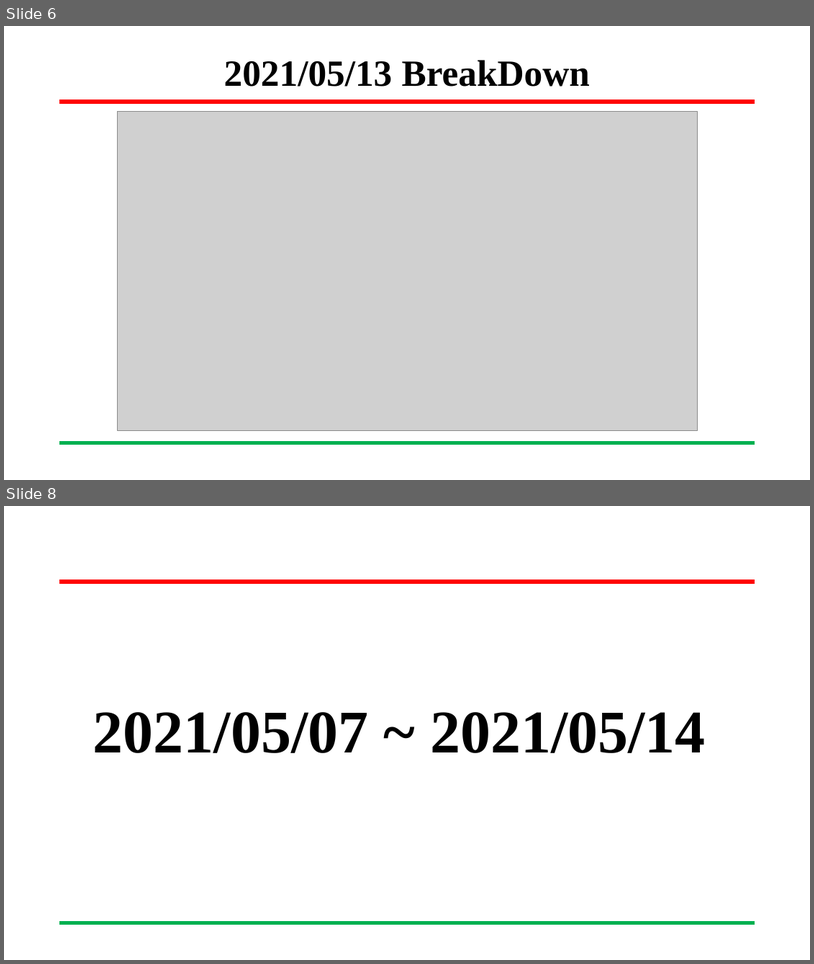
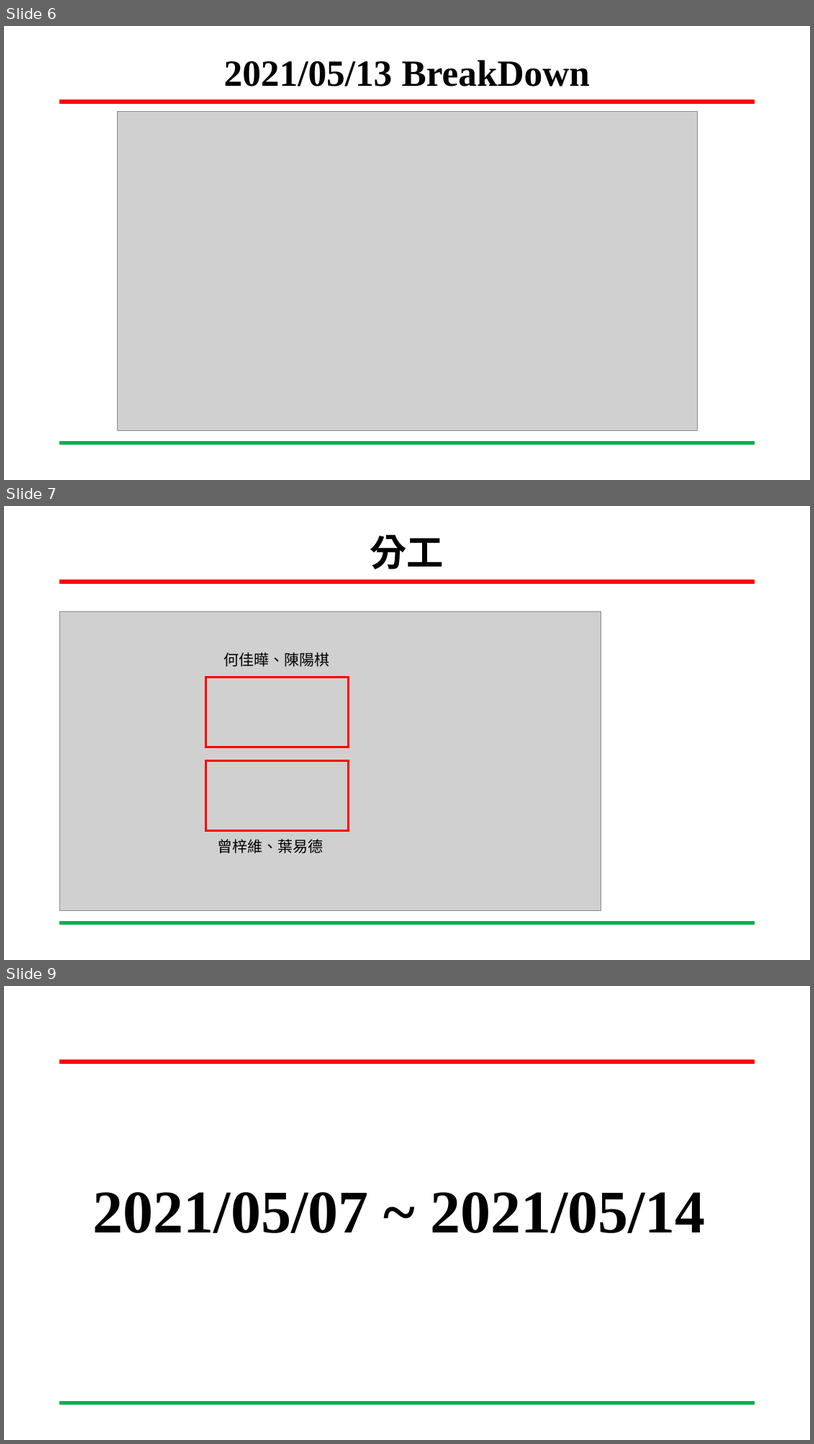
Before and after one commit to Sapphire1002/Embbeded, a slide deck: 嵌入式影像處理_0514.pptx. Shown one above the other, each under a label of ours: slides 6 and 8 before the commit, slides 6, 7 and 9 after it; the slides between them are not shown. The pictures are 814x964 and 814x1444 pixels, drawn with LibreOffice and Linux fonts; fonts in the diff are those of the drawing; grey boxes stand for pictures; background and template pictures are left out. Boxes give left, top, right and bottom in pixels: in the first picture for what was removed or moved away, otherwise in the second. Text is boxed around its words. In the diff, an @@ line names an element or a change of style, - is before the commit and + after.

```diff
--- a/嵌入式影像處理_0514.pptx
+++ b/嵌入式影像處理_0514.pptx
@@ slide 7 added at (4,506,810,960), background #FFFFFF; not listed: 2 template elements that a slide beside it also shows @@
@@ title added at (370,535,445,569), 44 pt, text #000000, bold @@
+分工
@@ picture added at (59,611,602,910) @@
@@ text added at (224,652,329,667), 18 pt, text #000000 @@
+何佳曄、陳陽棋
@@ rectangle added at (206,677,349,747), outline #FF0000 3 pt @@
@@ rectangle added at (206,761,349,831), outline #FF0000 3 pt @@
@@ text added at (217,839,323,853), 18 pt, text #000000 @@
+曾梓維、葉易德
@@ what was slide 8 is now slide 9 @@
```
Also in this commit, not shown: 3 slides changed, 1 other slide added, 1 other file.
